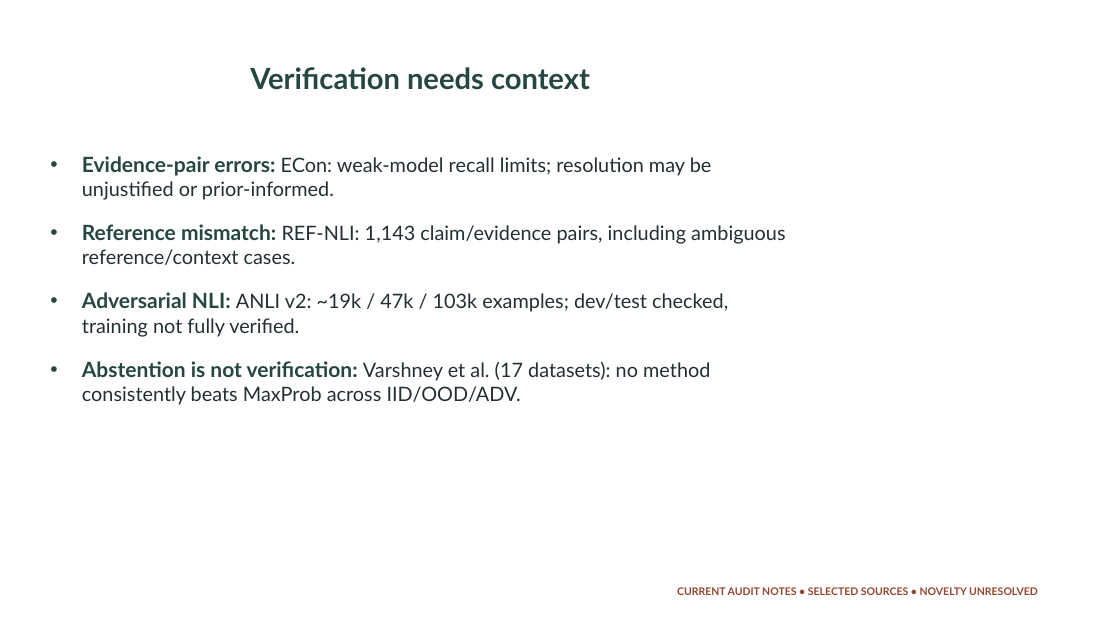
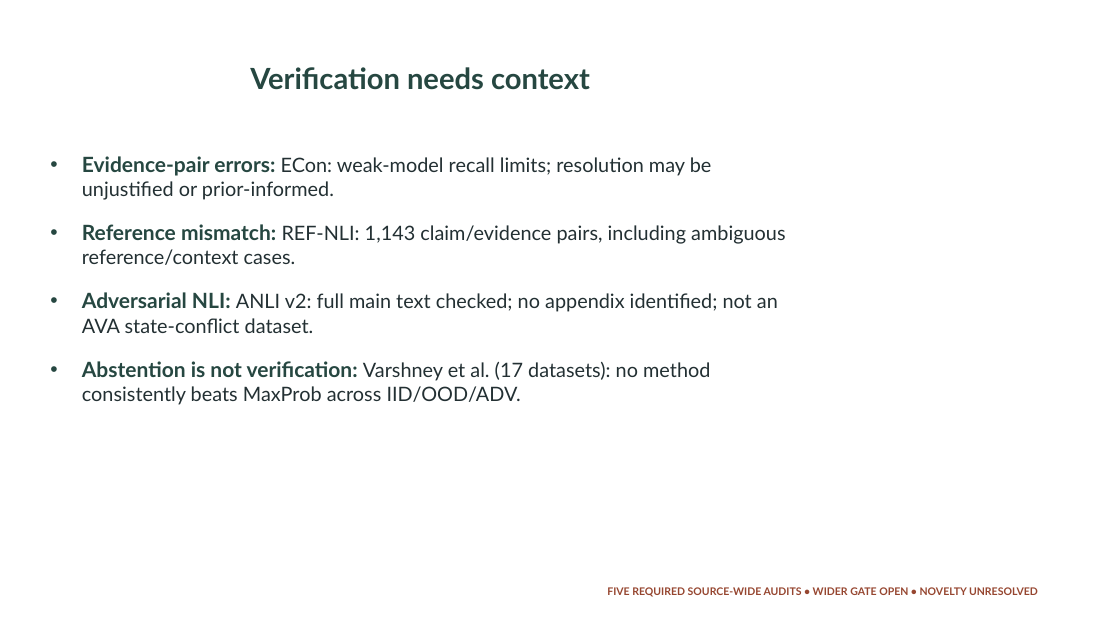
Before and after one commit to selvin-paul-raj/M.E-Thesis, a slide deck: slide 24 of docs/review-pack/AVA_Evaluation_Review_Slides.pptx. Drawn at 1120x630 pixels with LibreOffice and Linux fonts; fonts in the diff are those of the drawing. Boxes give left, top, right and bottom in pixels: in the first picture for what was removed or moved away, otherwise in the second. Text is boxed around its words. In the diff, an @@ line names an element or a change of style, - is before the commit and + after.

Commit message:
docs: record five-source AVA literature audit

```diff
--- a/docs/review-pack/AVA_Evaluation_Review_Slides.pptx
+++ b/docs/review-pack/AVA_Evaluation_Review_Slides.pptx
@@ text at (x1=82, y1=292, x2=778, y2=333): text changed @@
-• Adversarial NLI: ANLI v2: ~19k / 47k / 103k examples; dev/test checked, training not fully verified.
+• Adversarial NLI: ANLI v2: full main text checked; no appendix identified; not an AVA state-conflict dataset.
@@ text at (x1=607, y1=587, x2=1038, y2=597): text changed @@
-CURRENT AUDIT NOTES • SELECTED SOURCES • NOVELTY UNRESOLVED
+FIVE REQUIRED SOURCE-WIDE AUDITS • WIDER GATE OPEN • NOVELTY UNRESOLVED
```
Also in this commit, not shown: 6 other slides changed, 4 other files.
